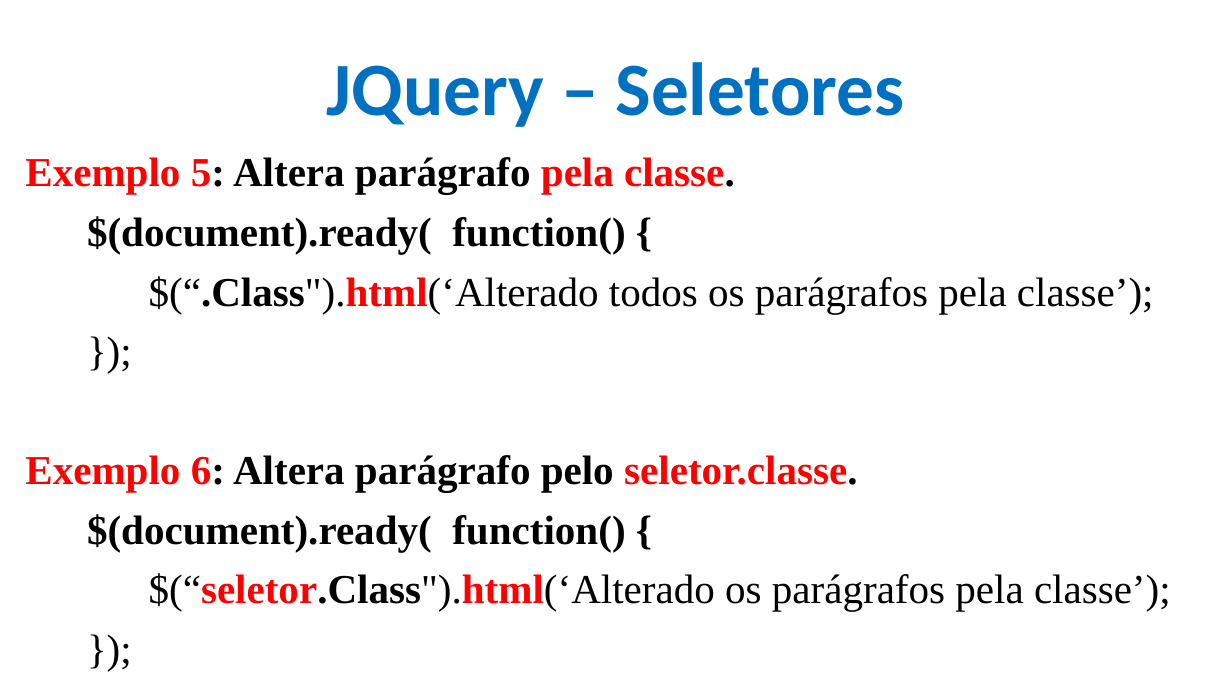
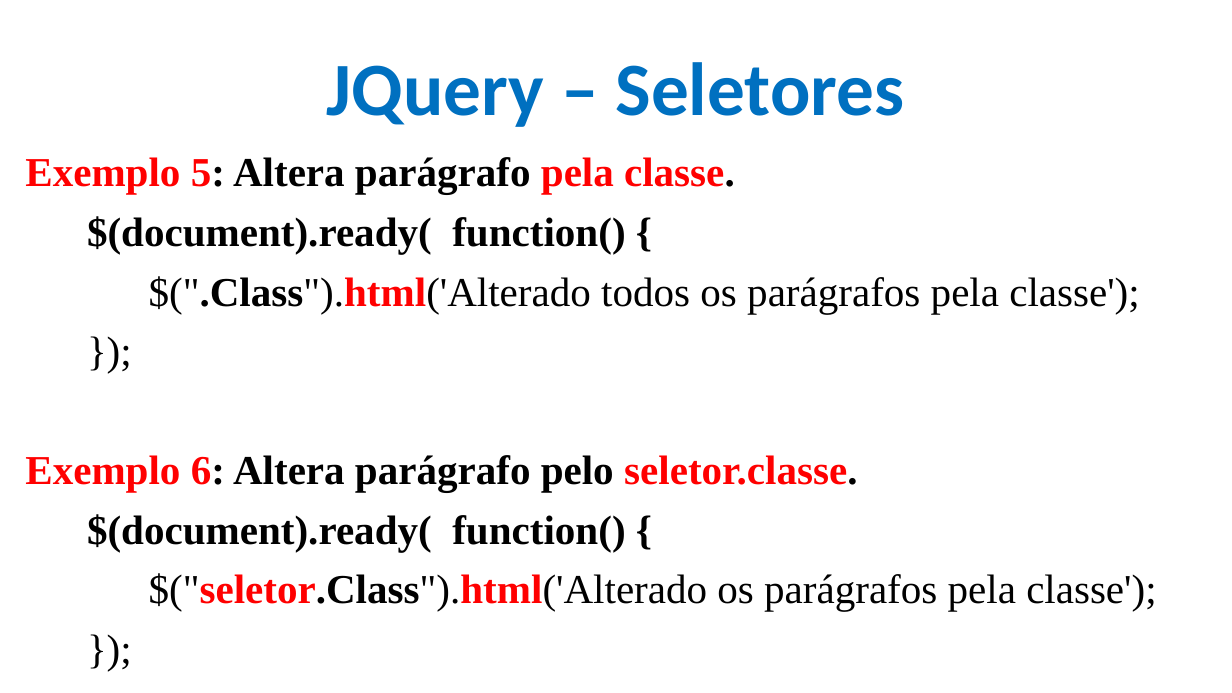
Before and after one commit to CloudEducationBrazil/WydenDesenvolvimentoWebPHP, a slide deck: slide 7 of 01 Classes/Aula 11 Desenvolvimento Web PHP - JQuery.pptx. Drawn at 1232x693 pixels with LibreOffice and Linux fonts; fonts in the diff are those of the drawing; background and template pictures are left out. Boxes give left, top, right and bottom in pixels: in the first picture for what was removed or moved away, otherwise in the second. Text is boxed around its words. In the diff, an @@ line names an element or a change of style, - is before the commit and + after.

```diff
--- a/01 Classes/Aula 11 Desenvolvimento Web PHP - JQuery.pptx
+++ b/01 Classes/Aula 11 Desenvolvimento Web PHP - JQuery.pptx
@@ text at (149,276,1139,313): text changed @@
-$(“.Class").html(‘Alterado todos os parágrafos pela classe’);
+$(".Class").html('Alterado todos os parágrafos pela classe');
@@ text at (149,573,1156,611): text changed @@
-$(“seletor.Class").html(‘Alterado os parágrafos pela classe’);
+$("seletor.Class").html('Alterado os parágrafos pela classe');
```
Also in this commit, not shown: 10 other slides changed.
